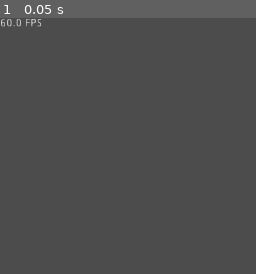
Above: before the commit, frame 1.
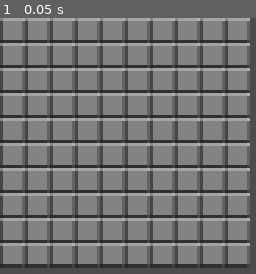
Above: after the commit, the same moment.

Repository: c2d7fa/tetromino-game
Game: Godot game, scene res://MainScene.tscn
Two runs of this game, one before a commit and one after it. Both use one fixed random seed, a clock stepped at 60 frames per second and the inputs below.
Inputs:
- Up to frame 1 (0.05 s): no input

The runs differ from the first frame. In frame 1, 77% of the frame differs, in the area x 0-98%, y 0-98%.

Commit message:
Add tile sprite

Diff:
--- /dev/null
+++ b/Main.gd
@@ -0,0 +1,15 @@
+extends Node2D
+
+const single_tile_scene = preload("res://Scenes/SingleTileGrey.tscn")
+const tile_width = 32
+
+func _add_tile_at(x, y):
+	var tile = single_tile_scene.instance()
+	tile.position = Vector2(x, y)
+	tile.name = "Tile"
+	self.add_child(tile)
+
+func _ready():
+	for x in range(0, 10):
+		for y in range(0, 10):
+			_add_tile_at(x * tile_width, y * tile_width)
--- a/MainScene.tscn
+++ b/MainScene.tscn
@@ -1,11 +1,13 @@
-[gd_scene load_steps=2 format=2]
+[gd_scene load_steps=3 format=2]
 
-[ext_resource path="res://Scripts/FpsLabel.gd" type="Script" id=1]
+[ext_resource path="res://Main.gd" type="Script" id=1]
+[ext_resource path="res://Scripts/FpsLabel.gd" type="Script" id=2]
 
 [node name="MainScene" type="Node2D"]
+script = ExtResource( 1 )
 
 [node name="FpsLabel" type="Label" parent="."]
 margin_right = 40.0
 margin_bottom = 14.0
 text = "9999 FPS"
-script = ExtResource( 1 )
+script = ExtResource( 2 )
--- /dev/null
+++ b/Scenes/SingleTileGrey.tscn
@@ -0,0 +1,8 @@
+[gd_scene load_steps=2 format=2]
+
+[ext_resource path="res://Assets/SingleTileGrey.png" type="Texture" id=1]
+
+[node name="Sprite" type="Sprite"]
+scale = Vector2( 4, 4 )
+texture = ExtResource( 1 )
+centered = false
Binary file added: Assets/SingleTileGrey.png
Not shown, added: Assets/SingleTileGrey.png.import
Not shown, added: .gitignore
